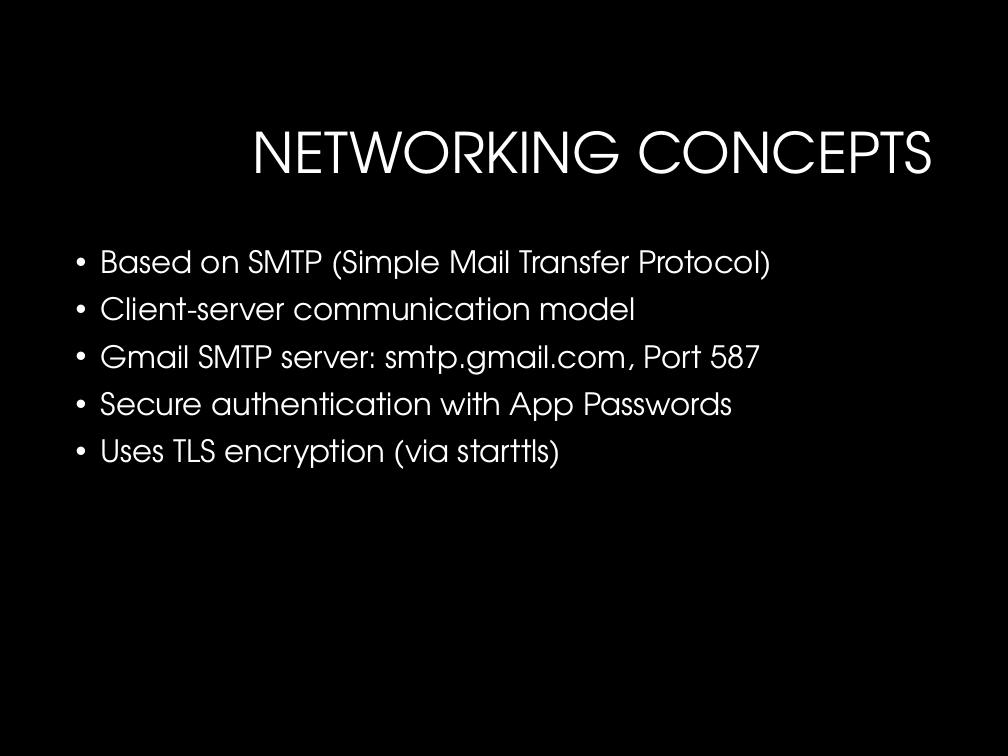
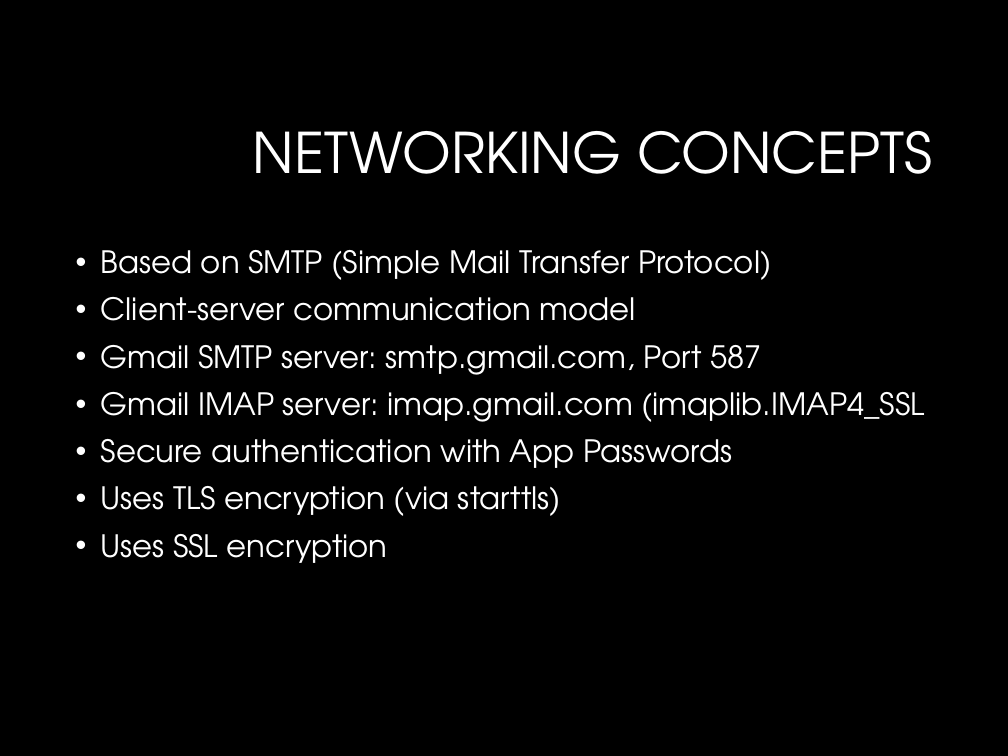
Before and after one commit to angelkautsi/EMAIL-SENDER-APPLICATION, a slide deck: slide 7 of Email_Sender_Application_Presentation.pptx. Drawn at 1008x756 pixels with LibreOffice and Linux fonts; fonts in the diff are those of the drawing; background and template pictures are left out. Boxes give left, top, right and bottom in pixels: in the first picture for what was removed or moved away, otherwise in the second. Text is boxed around its words. In the diff, an @@ line names an element or a change of style, - is before the commit and + after.

```diff
--- a/Email_Sender_Application_Presentation.pptx
+++ b/Email_Sender_Application_Presentation.pptx
@@ text at [101, 392, 924, 422]: paragraph added @@
+• Gmail IMAP server: imap.gmail.com (imaplib.IMAP4_SSL
@@ text at [101, 534, 388, 563]: paragraph added @@
+• Uses SSL encryption
```
Also in this commit, not shown: 7 other slides changed.
